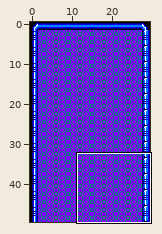
An edit to a level. Tiled map, assets/level-03-background.tmx. The first picture is a wide view before the edit; the outline marks the close-up.
Close-up. As it was:
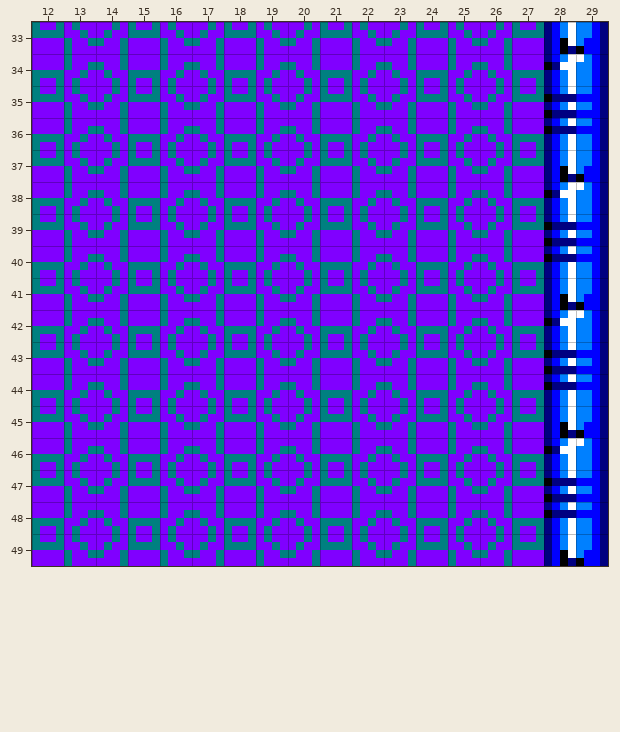
Cells are 4x4 px. Shown: x 12..29, y 33..49. The commit also changed other parts of the map, which this record leaves out. Tiles whose own drawing changed are shown in their newer look in all pictures.
And afterwards:
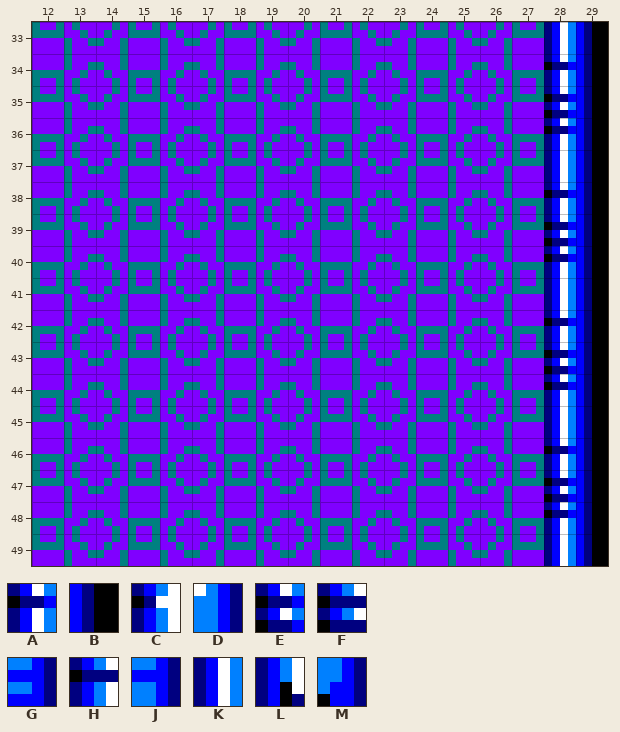
Key: from "tileset": A 45, B 46, C 47, D 48, E 65, F 67, G 68, H 87, J 88, K 105, L 107, M 108.
_ is an empty cell.
What changed:
Layer "Tile Layer 1":
Tile C becomes tile A in row 34 at x 28; in row 38 at x 28; in row 42 at x 28; in row 46 at x 28.
Tile H becomes tile A in row 36 at x 28; in row 40 at x 28; in row 44 at x 28; in row 48 at x 28.
Tile D becomes tile B in row 34 at x 29; in row 38 at x 29; in row 42 at x 29; in row 46 at x 29.
Tile G becomes tile B in row 35 at x 29; in row 39 at x 29; in row 43 at x 29; in row 47 at x 29.
Tile J becomes tile B in row 36 at x 29; in row 40 at x 29; in row 44 at x 29; in row 48 at x 29.
Tile M becomes tile B in row 33 at x 29; in row 37 at x 29; in row 41 at x 29; in row 45 at x 29; in row 49 at x 29.
Tile F becomes tile E in row 35 at x 28; in row 39 at x 28; in row 43 at x 28; in row 47 at x 28.
Tile L becomes tile K in row 33 at x 28; in row 37 at x 28; in row 41 at x 28; in row 45 at x 28; in row 49 at x 28.
